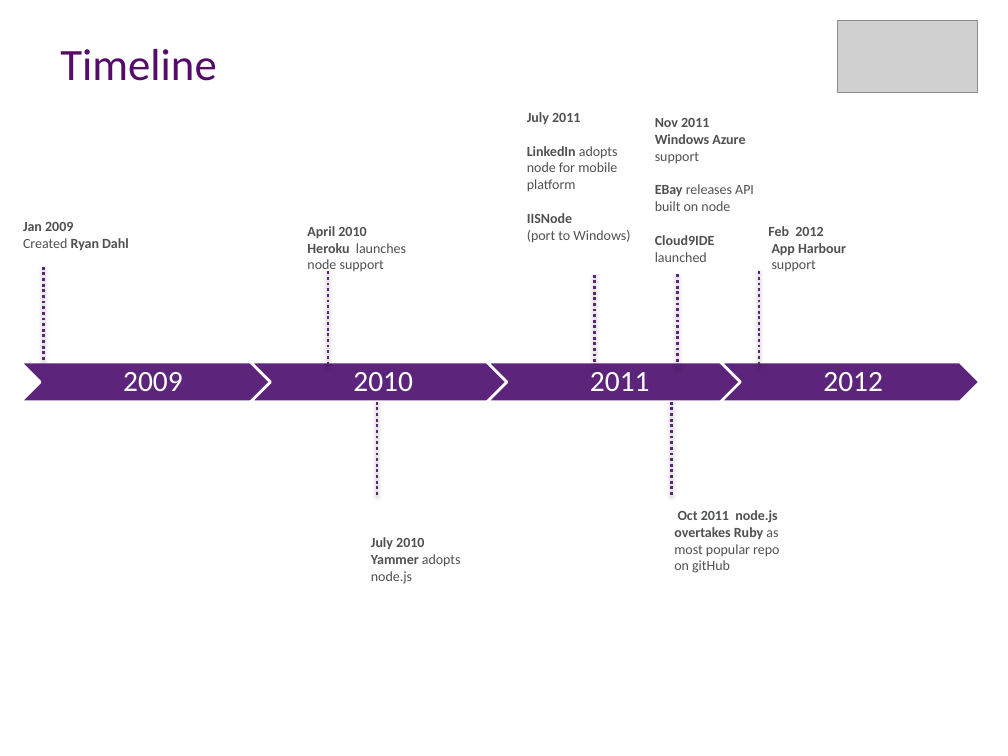
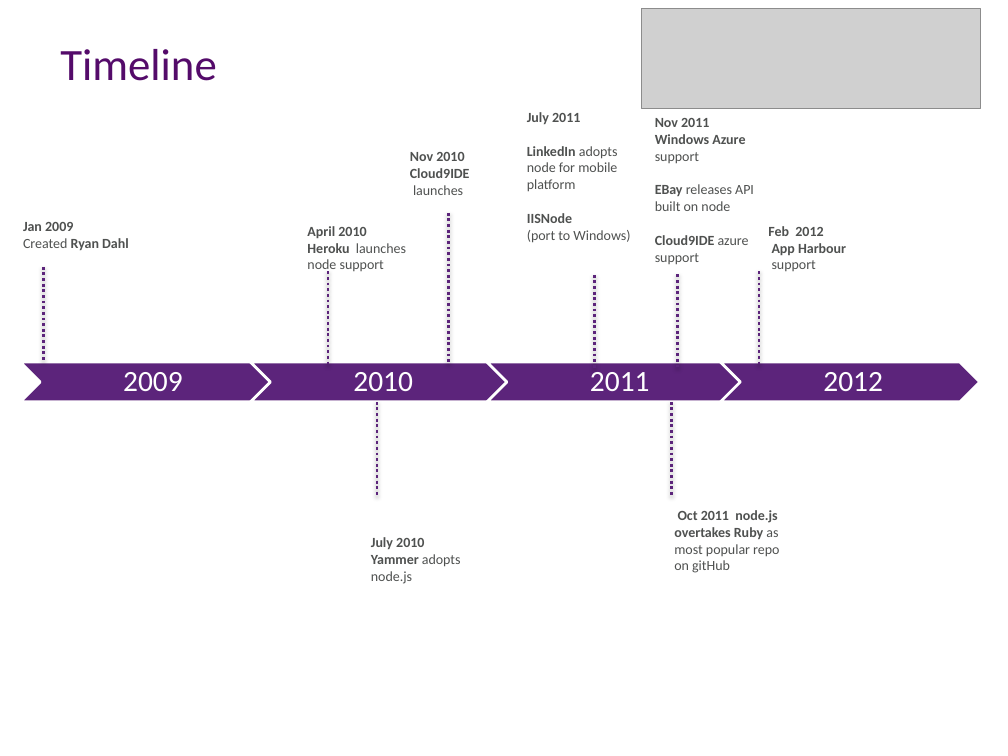
Before and after one commit to aidancasey/AzureNodeChatClient, a slide deck: slide 4 of presentation/Building Node.js Applications on Windows Azure.pptx. Drawn at 1008x756 pixels with LibreOffice and Linux fonts; fonts in the diff are those of the drawing; grey boxes stand for pictures; background and template pictures are left out. Boxes give left, top, right and bottom in pixels: in the first picture for what was removed or moved away, otherwise in the second. Text is boxed around its words. In the diff, an @@ line names an element or a change of style, - is before the commit and + after.

```diff
--- a/presentation/Building Node.js Applications on Windows Azure.pptx
+++ b/presentation/Building Node.js Applications on Windows Azure.pptx
@@ picture added at (641, 8, 980, 109) @@
@@ picture removed at (838, 21, 977, 93) @@
@@ text added at (410, 152, 470, 195), 10 pt, text #4F5150, bold @@
+Nov 2010 Cloud9IDE
+launches
@@ line added from (449, 213) to (449, 362), #5C247B 2 pt dashed @@
@@ text at (655, 235, 749, 265): text changed; bold off @@
-Cloud9IDE launched
+Cloud9IDE azure
+support
```
